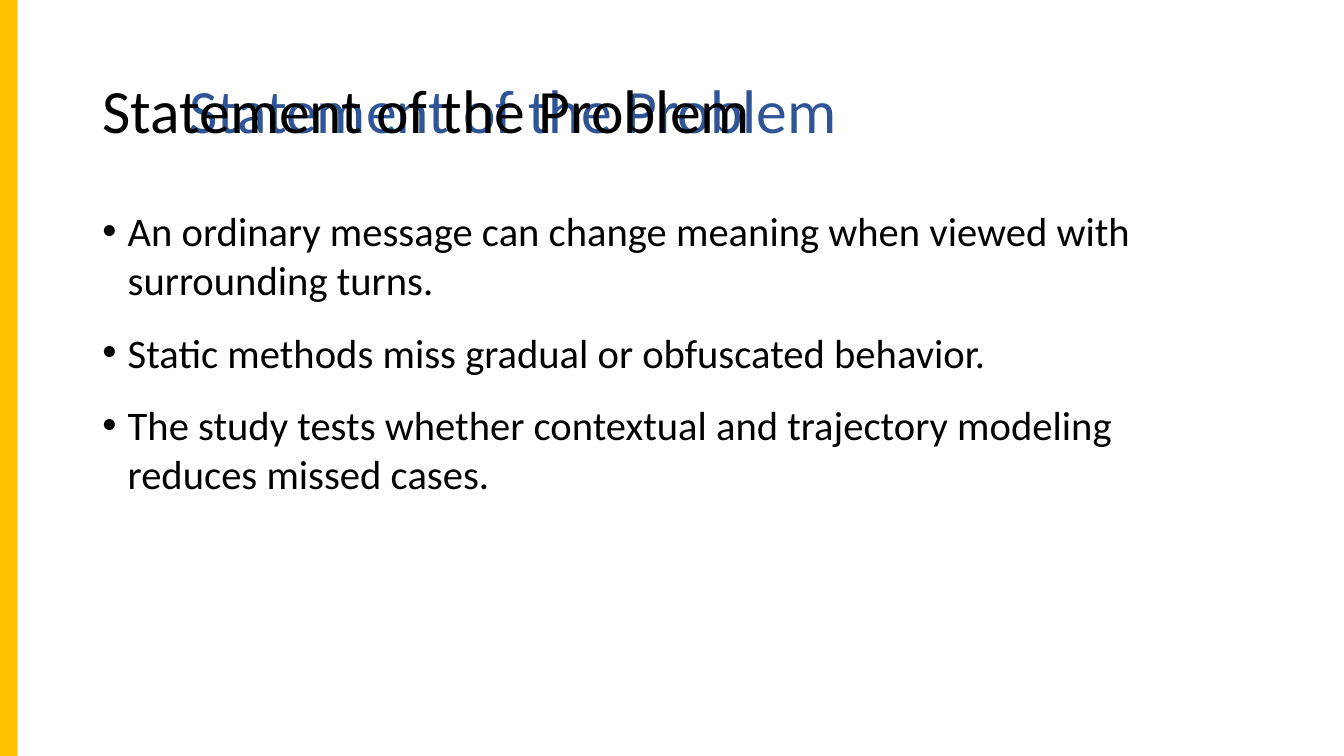
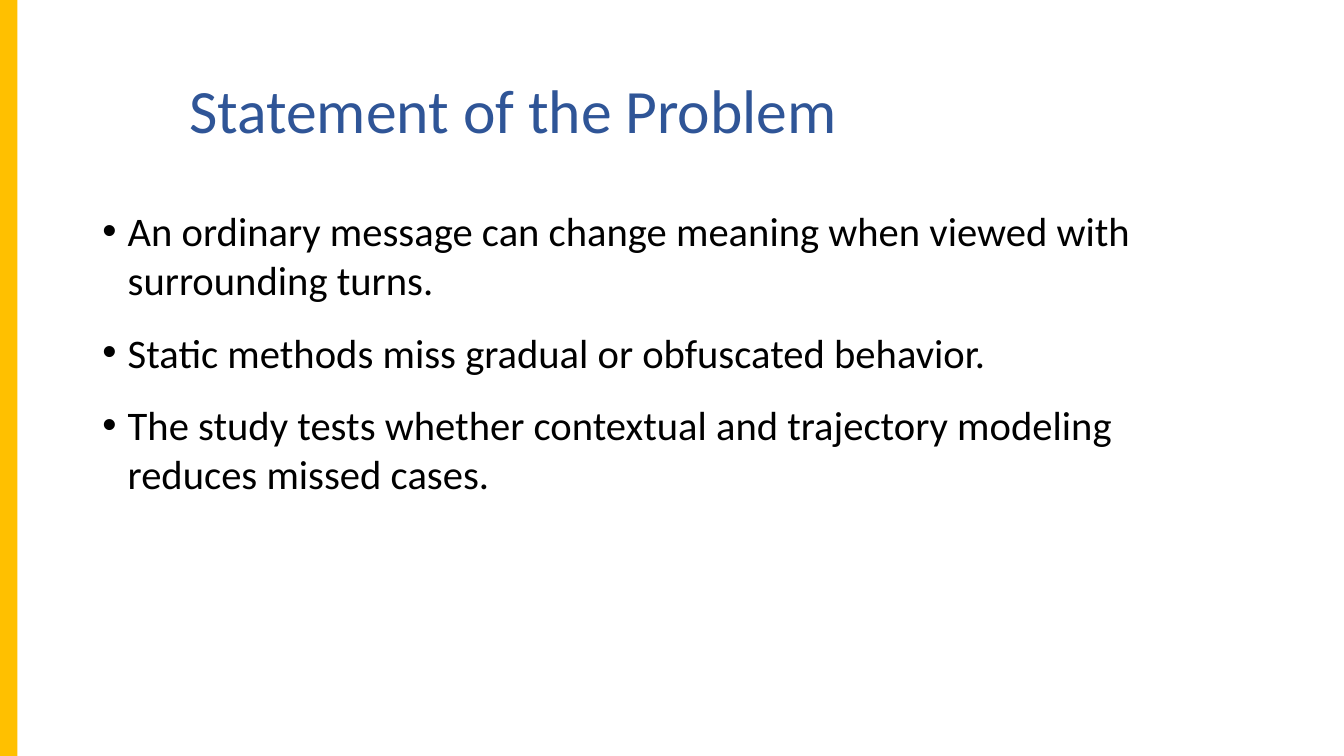
Before and after one commit to apcjomaala1/THESIS, a slide deck: slide 5 of WASD - Thesis 2 - final revised.pptx. Drawn at 1344x756 pixels with LibreOffice and Linux fonts; fonts in the diff are those of the drawing; background and template pictures are left out. Boxes give left, top, right and bottom in pixels: in the first picture for what was removed or moved away, otherwise in the second. Text is boxed around its words. In the diff, an @@ line names an element or a change of style, - is before the commit and + after.

```diff
--- a/WASD - Thesis 2 - final revised.pptx
+++ b/WASD - Thesis 2 - final revised.pptx
@@ title removed at (189, 90, 837, 134) @@
-Statement of the Problem
```
Also in this commit, not shown: 15 other slides changed, 5 slides removed, 14 other files.
